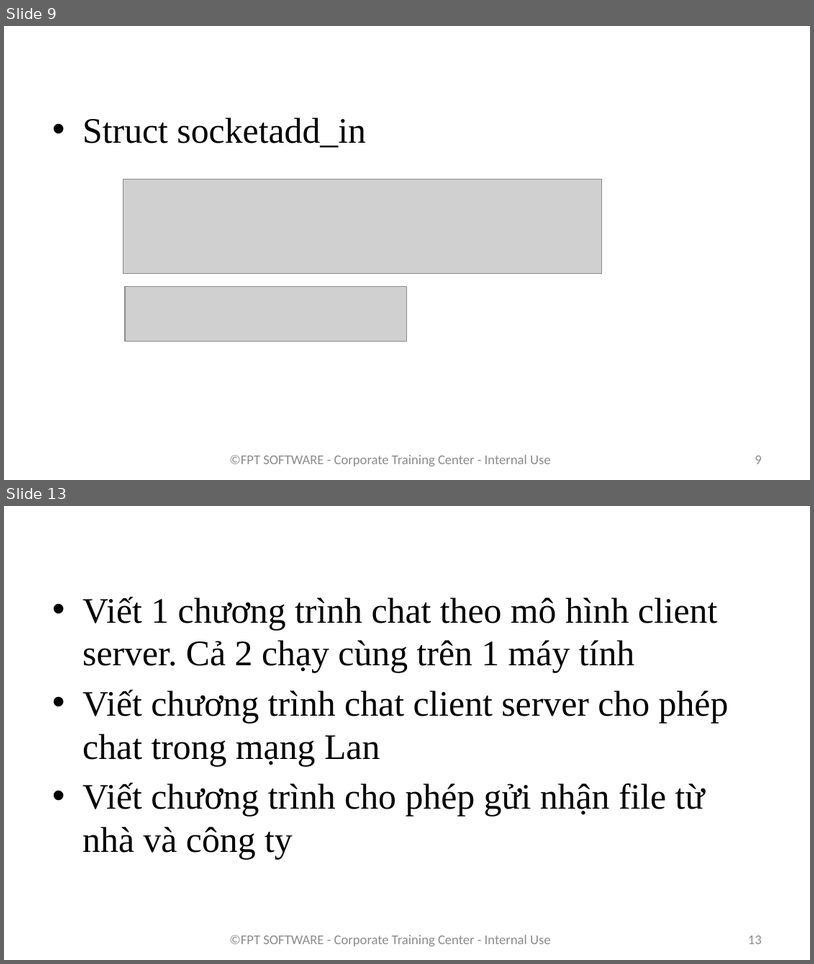
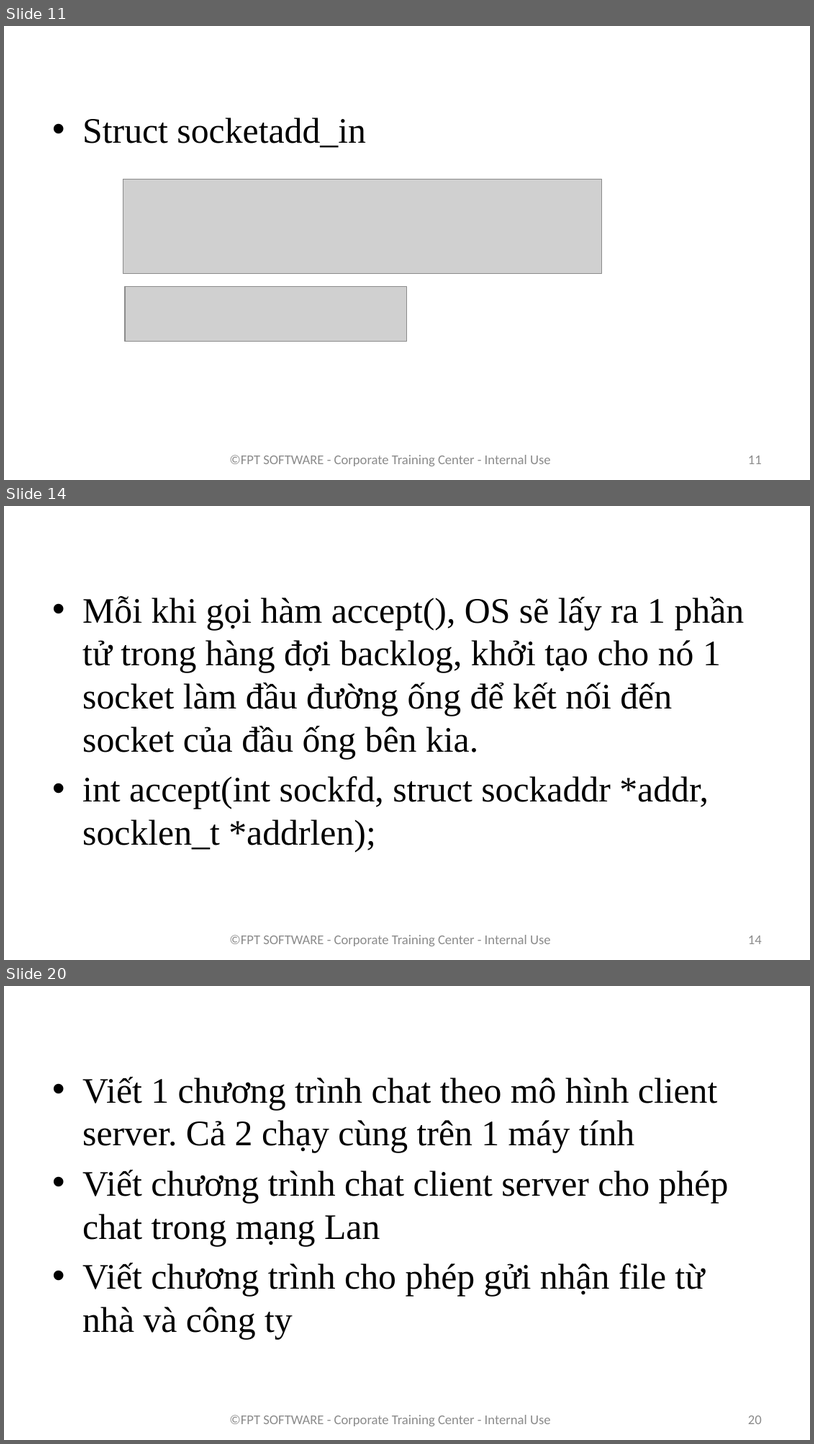
Before and after one commit to phuthodien/training_linux_embedded_v2, a slide deck: Bai 9/Lập trình với socket.pptx. Shown one above the other, each under a label of ours: slides 9 and 13 before the commit, slides 11, 14 and 20 after it; the slides between them are not shown. The pictures are 814x964 and 814x1444 pixels, drawn with LibreOffice and Linux fonts; fonts in the diff are those of the drawing; grey boxes stand for pictures; background and template pictures are left out. Boxes give left, top, right and bottom in pixels: in the first picture for what was removed or moved away, otherwise in the second. Text is boxed around its words. In the diff, an @@ line names an element or a change of style, - is before the commit and + after.

```diff
--- a/Bai 9/Lập trình với socket.pptx
+++ b/Bai 9/Lập trình với socket.pptx
@@ slide 14 added at <box>4,506,810,960</box>, background picture (left out) @@
@@ title added at <box>44,506,635,562</box>, 36 pt, text #FFFFFF, bold @@
+Chấp nhận kết nối
@@ text added at <box>82,596,745,852</box>, 32 pt, text #000000 @@
+• Mỗi khi gọi hàm accept(), OS sẽ lấy ra 1 phần tử trong hàng đợi backlog, khởi tạo cho nó 1 socket làm đầu đường ống để kết nối đến socket của đầu ống bên kia.
+• int accept(int sockfd, struct sockaddr *addr, socklen_t *addrlen);
@@ text added at <box>229,934,551,946</box>, 12 pt, text #8C8C8C @@
+©FPT SOFTWARE - Corporate Training Center - Internal Use
@@ page number added at <box>748,935,762,944</box>, 12 pt, text #8C8C8C @@
+14
@@ what was slide 9 is now slide 11 @@
@@ page number at <box>748,455,762,464</box>: text changed @@
-9
+11
@@ what was slide 13 is now slide 20 @@
@@ page number at <box>748,1415,762,1424</box>: text changed @@
-13
+20
```
Also in this commit, not shown: 3 slides changed, 6 other slides added, 28 other files.
